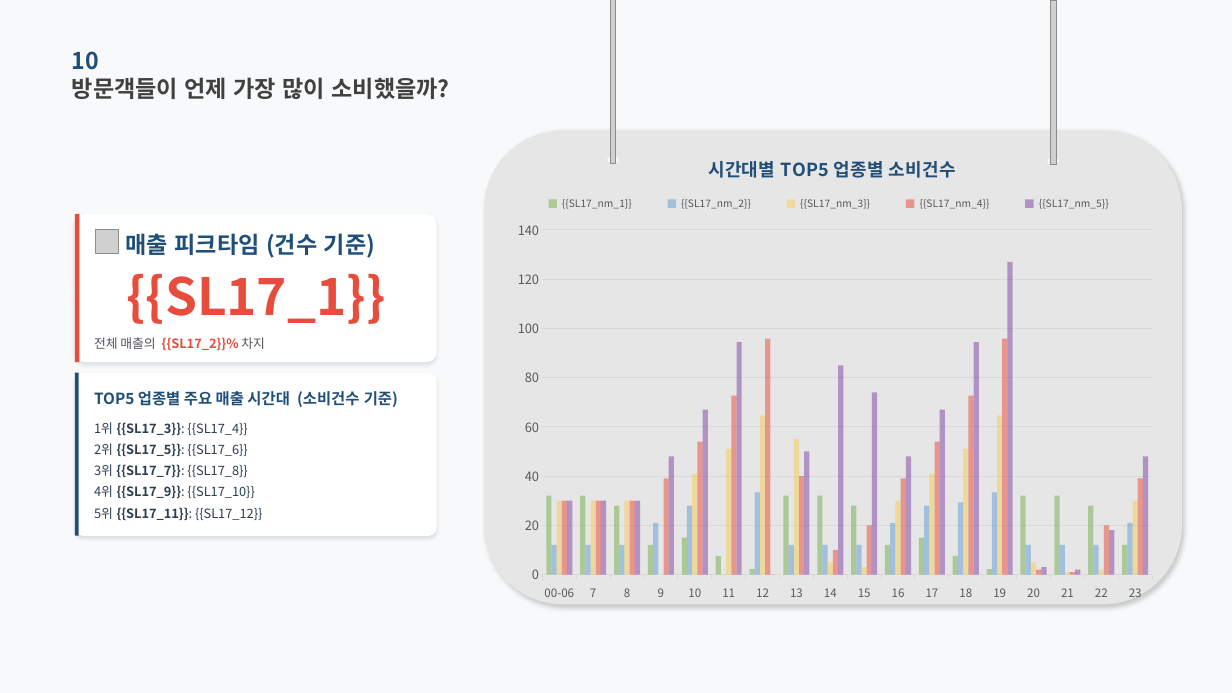
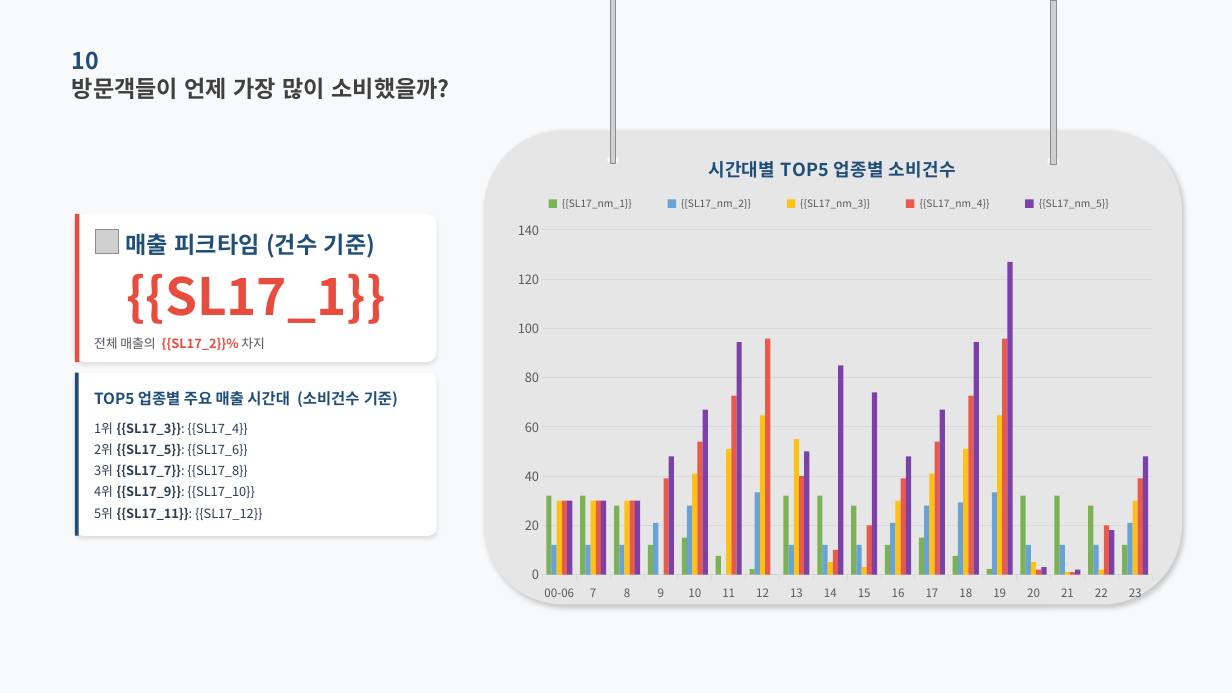
Before and after one commit to roddms/auto-report, a slide deck: slide 17 of template/master.pptx. Drawn at 1232x693 pixels with LibreOffice and Linux fonts; fonts in the diff are those of the drawing; grey boxes stand for pictures. Boxes give left, top, right and bottom in pixels: in the first picture for what was removed or moved away, otherwise in the second. Text is boxed around its words. In the diff, an @@ line names an element or a change of style, - is before the commit and + after.

Commit message:
fix: treemap chart(ppt 내장차트)

```diff
--- a/template/master.pptx
+++ b/template/master.pptx
@@ column chart at box(498, 137, 1166, 604) @@
@@ colour of Series 1 #70AD47 at 50% opacity to #70AD47 at 90% opacity @@
@@ colour of Series 2 #5B9BD5 at 50% opacity to #5B9BD5 at 90% opacity @@
@@ colour of Series 3 #FFC000 at 32% opacity to #FFC000 at 90% opacity @@
@@ colour of Series 4 #E74C3C at 52% opacity to #E74C3C at 90% opacity @@
@@ colour of Series 5 #7030A0 at 46% opacity to #7030A0 at 90% opacity @@
@@ rectangle at box(549, 200, 557, 208): fill #ABCA97 to #7CB357 @@
@@ rectangle at box(668, 200, 677, 208): fill #A1C1DE to #69A3D7 @@
@@ rectangle at box(787, 200, 796, 208): fill #EFDA9C to #FDC417 @@
@@ rectangle at box(907, 200, 915, 208): fill #E7968D to #E75C4D @@
@@ rectangle at box(1025, 200, 1033, 208): fill #B092C5 to #7C42A7 @@
```
Also in this commit, not shown: 3 other slides changed, 3 slides added, 10 other files.
